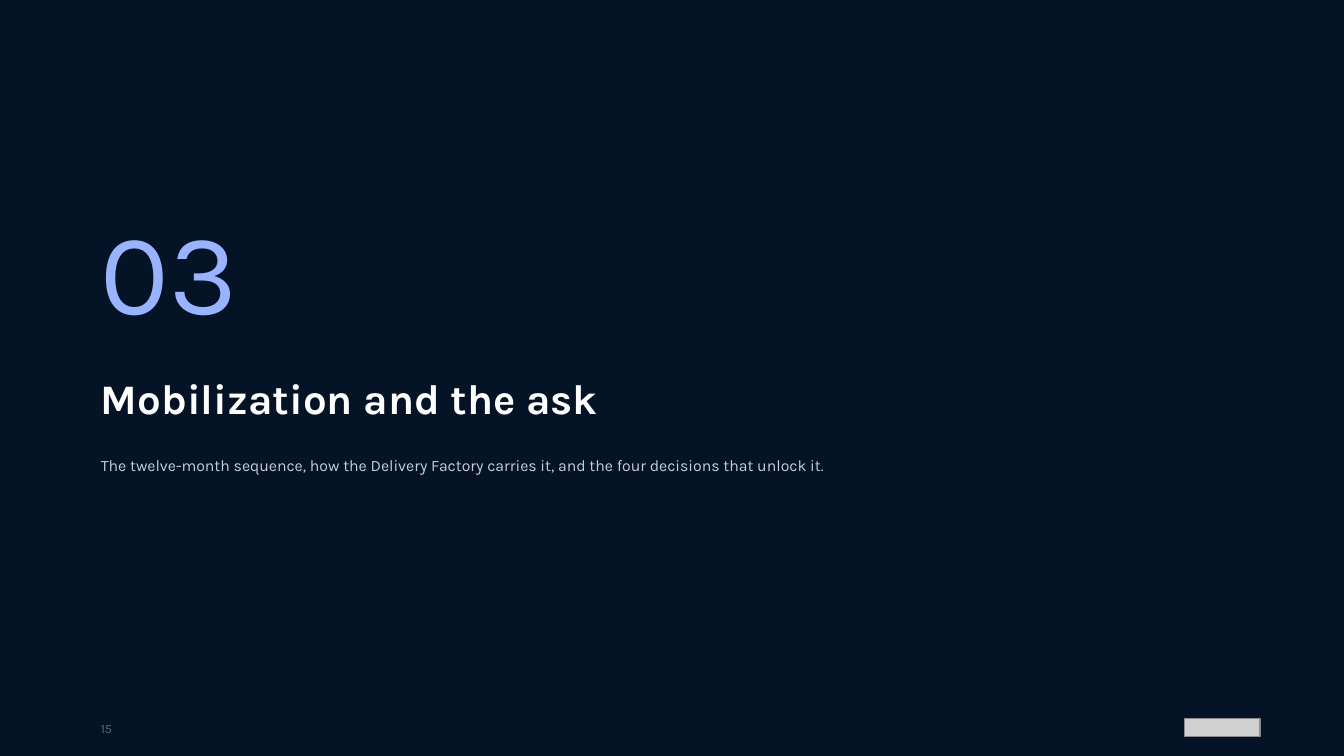
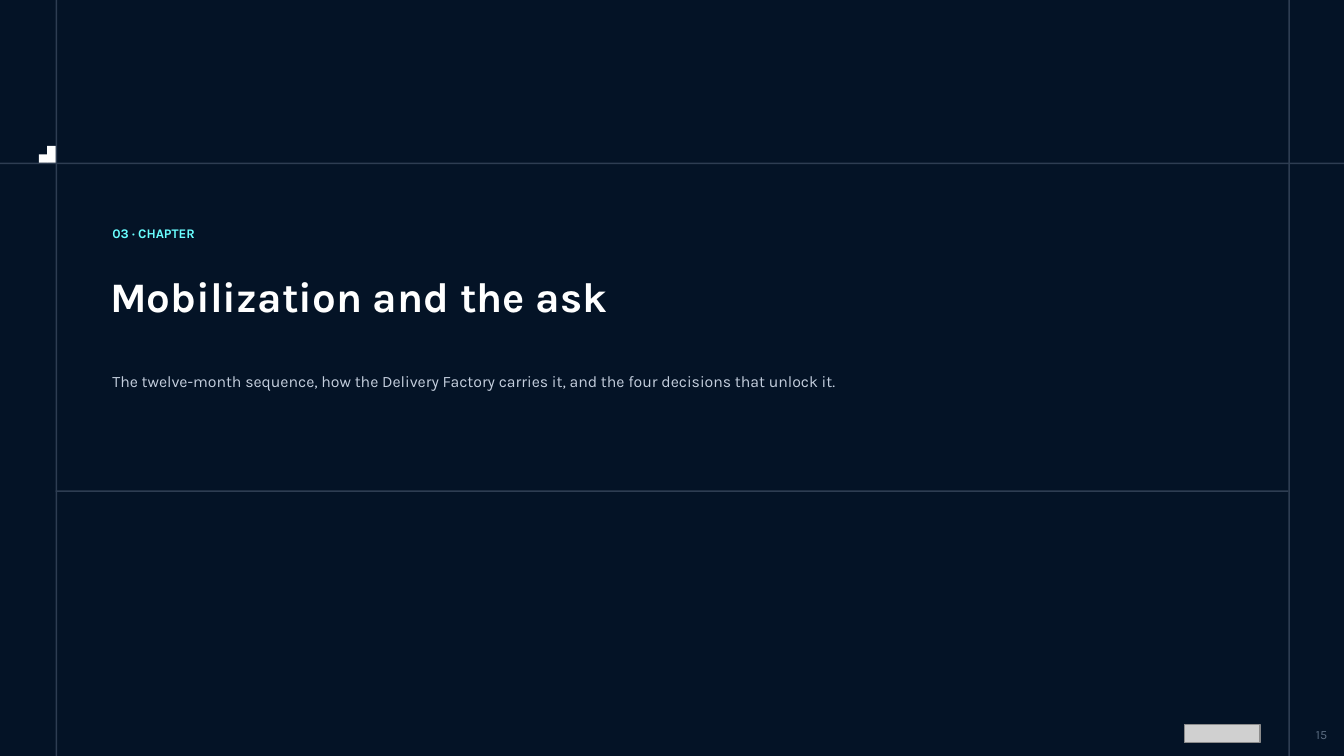
Before and after one commit to shyammohan160489-sys/value-consulting-agents, a slide deck: slide 15 of presentations/product-factory/Product_Factory_Execution_Plan_Exhibit.pptx. Drawn at 1344x756 pixels with LibreOffice and Linux fonts; fonts in the diff are those of the drawing; grey boxes stand for pictures. Boxes give left, top, right and bottom in pixels: in the first picture for what was removed or moved away, otherwise in the second. Text is boxed around its words. In the diff, an @@ line names an element or a change of style, - is before the commit and + after.

```diff
--- a/presentations/product-factory/Product_Factory_Execution_Plan_Exhibit.pptx
+++ b/presentations/product-factory/Product_Factory_Execution_Plan_Exhibit.pptx
@@ rectangle added at [55,0,56,756], fill #2E3D52 @@
@@ rectangle added at [1289,0,1290,756], fill #2E3D52 @@
@@ rectangle added at [47,146,55,163], fill #FFFFFF @@
@@ rectangle added at [0,162,1344,163], fill #2E3D52 @@
@@ rectangle added at [39,154,47,162], fill #FFFFFF @@
@@ text at [112,229,195,238]: text changed; size 82.5 to 9.4 pt; text colour #99B3FF to #69FEFF; bold on @@
-03
+03 · CHAPTER
@@ text "Mobilization and the ask": place and size @@
-text "Mobilization and the ask" at [101,384,598,415]
+text "Mobilization and the ask" at [110,282,608,313]
@@ text "The twelve-month sequence, how the ...": place and size @@
-text "The twelve-month sequence, how the ..." at [101,460,823,475]
+text "The twelve-month sequence, how the ..." at [112,376,835,391]
@@ rectangle added at [55,490,1289,491], fill #2E3D52 @@
@@ picture: place and size @@
-picture at [1185,718,1260,736]
+picture at [1185,725,1260,743]
@@ page number: place and size @@
-page number at [101,725,112,733]
+page number at [1316,731,1327,739]
@@ page number at [1316,731,1327,739]: alignment left to right; line spacing 1.15 to 1 @@
```
Also in this commit, not shown: 19 other slides changed, 2 other files.
